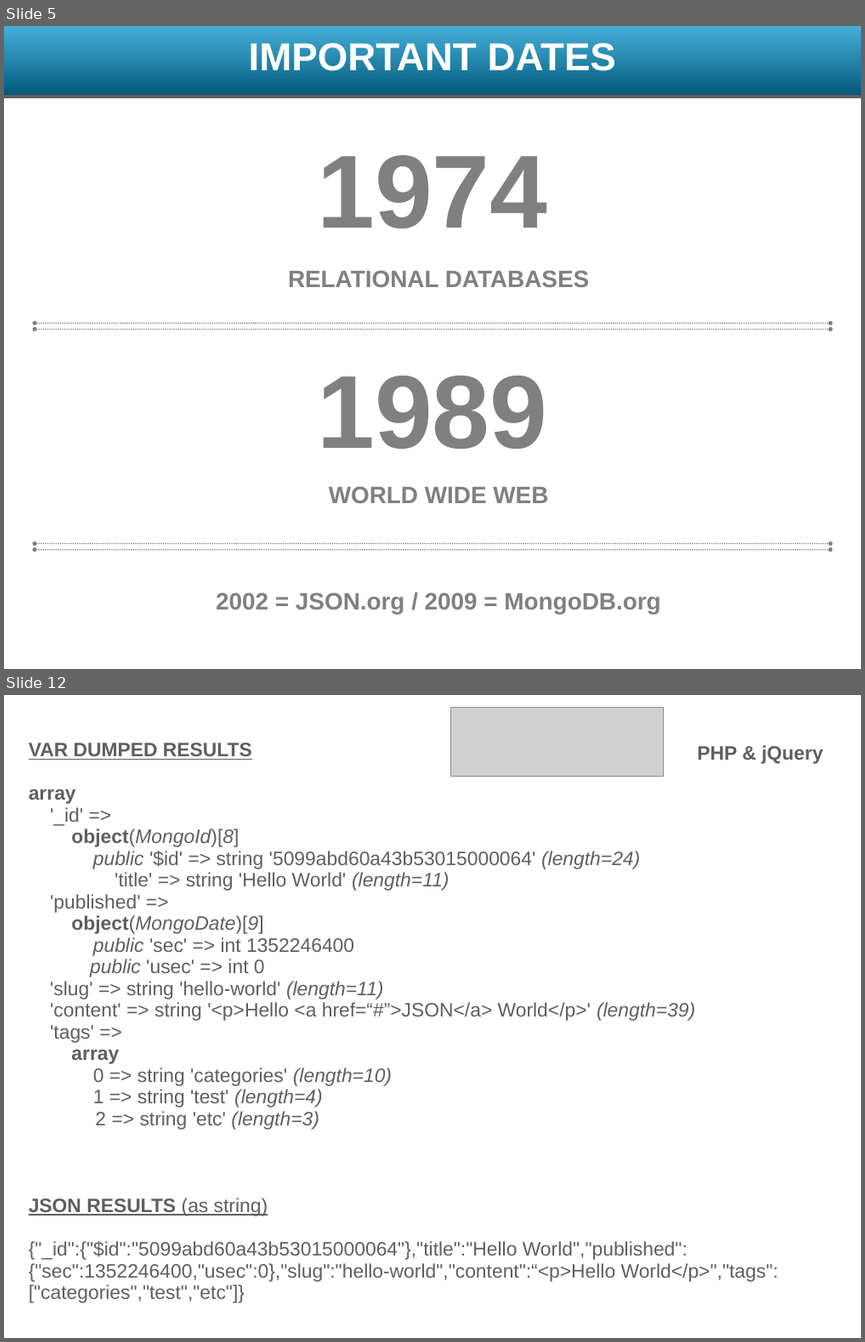
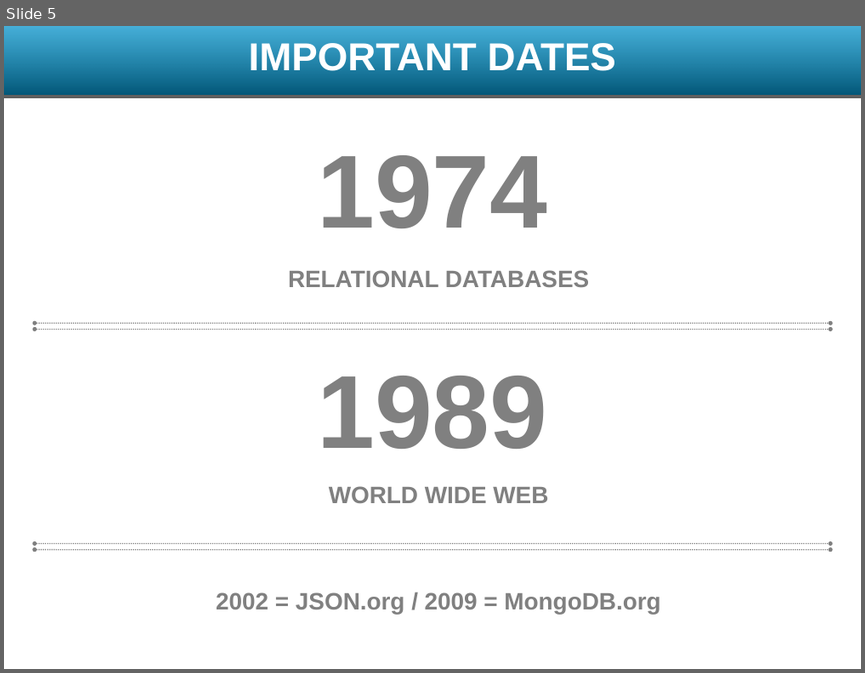
Before and after one commit to meghangill/klmugs, a slide deck: presentations/klmug-11/JSON.pptx. Shown one above the other, each under a label of ours: slides 5 and 12 before the commit, slide 5 after it; the slides between them are not shown. The pictures are 865x1342 and 865x673 pixels, drawn with LibreOffice and Linux fonts; fonts in the diff are those of the drawing; grey boxes stand for pictures; background and template pictures are left out. Boxes give left, top, right and bottom in pixels: in the first picture for what was removed or moved away, otherwise in the second. Text is boxed around its words. In the diff, an @@ line names an element or a change of style, - is before the commit and + after.

```diff
--- a/presentations/klmug-11/JSON.pptx
+++ b/presentations/klmug-11/JSON.pptx
@@ slide 12 removed at [4,695,861,1338], background picture (left out) @@
@@ picture removed at [451,708,664,776] @@
@@ text removed at [697,745,823,764] @@
-PHP & jQuery
@@ text removed at [29,789,778,1303] @@
-VAR DUMPED RESULTS
-array
-'_id' =>
-object(MongoId)[8]
-public '$id' => string '5099abd60a43b53015000064' (length=24)
-'title' => string 'Hello World' (length=11)
-'published' =>
-object(MongoDate)[9]
-public 'sec' => int 1352246400
-public 'usec' => int 0
-'slug' => string 'hello-world' (length=11)
-'content' => string '<p>Hello <a href=“#”>JSON</a> World</p>' (length=39)
-'tags' =>
-array
-0 => string 'categories' (length=10)
-1 => string 'test' (length=4)
-2 => string 'etc' (length=3)
-JSON RESULTS (as string)
-{"_id":{"$id":"5099abd60a43b53015000064"},"title":"Hello World","published":{"sec":1352246400,"usec":0},"slug":"hello-world","content":“<p>Hello World</p>","tags":["categories","test","etc"]}
```
Also in this commit, not shown: 7 slides changed, 10 slides added, 5 other slides removed, 2 other files.
